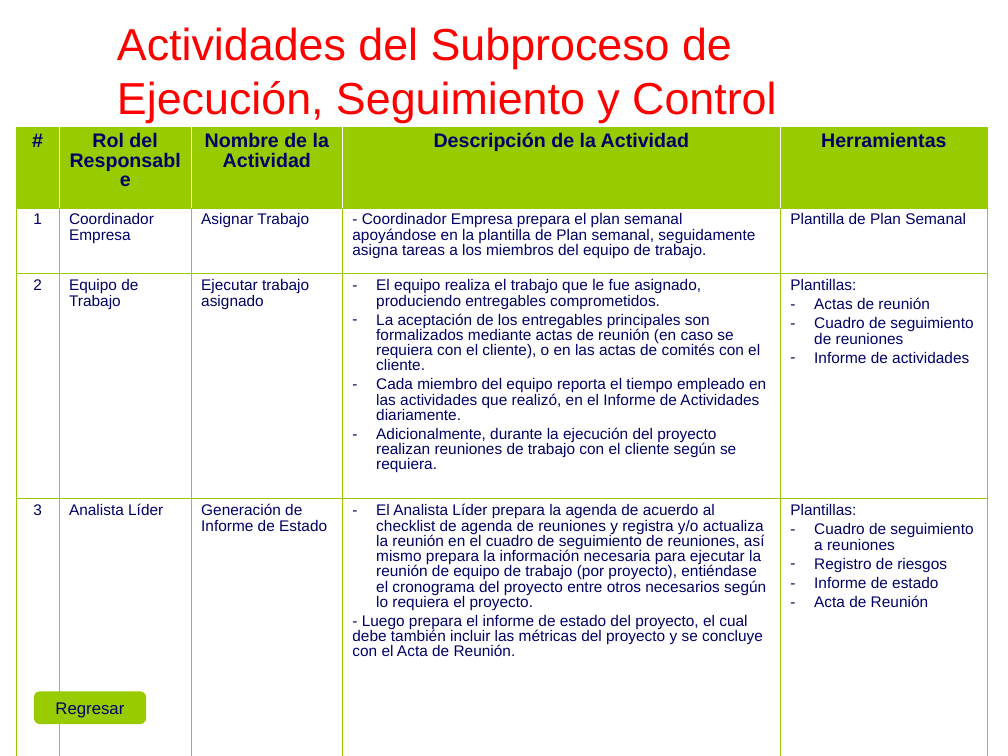
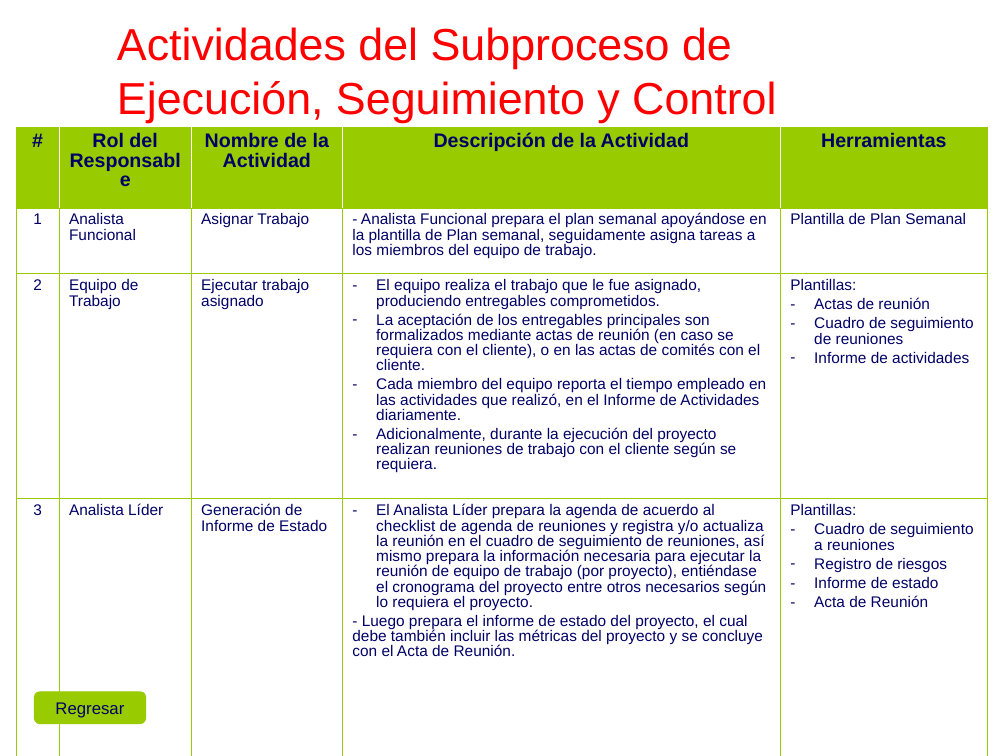
Before and after one commit to cjbensan/sistema-facturacion-inventario, a slide deck: slide 23 of CMMI-Nivel-2/PP-PMC/PGPRO_0.1_2015.ppt. Drawn at 1008x756 pixels with LibreOffice and Linux fonts; fonts in the diff are those of the drawing; background and template pictures are left out. Boxes give left, top, right and bottom in pixels: in the first picture for what was removed or moved away, otherwise in the second. Text is boxed around its words. In the diff, an @@ line names an element or a change of style, - is before the commit and + after.

```diff
--- a/CMMI-Nivel-2/PP-PMC/PGPRO_0.1_2015.ppt
+++ b/CMMI-Nivel-2/PP-PMC/PGPRO_0.1_2015.ppt
@@ table at (16,127,988,756) @@
-row 2, column 2: Coordinador Empresa
+row 2, column 2: Analista Funcional
-row 2, column 4: - Coordinador Empresa prepara el plan semanal apoyándose en la plantilla de Plan semanal, seguidamente asigna tareas a los miembros del equipo de trabajo.
+row 2, column 4: - Analista Funcional prepara el plan semanal apoyándose en la plantilla de Plan semanal, seguidamente asigna tareas a los miembros del equipo de trabajo.
```
Also in this commit, not shown: 15 other slides changed.
